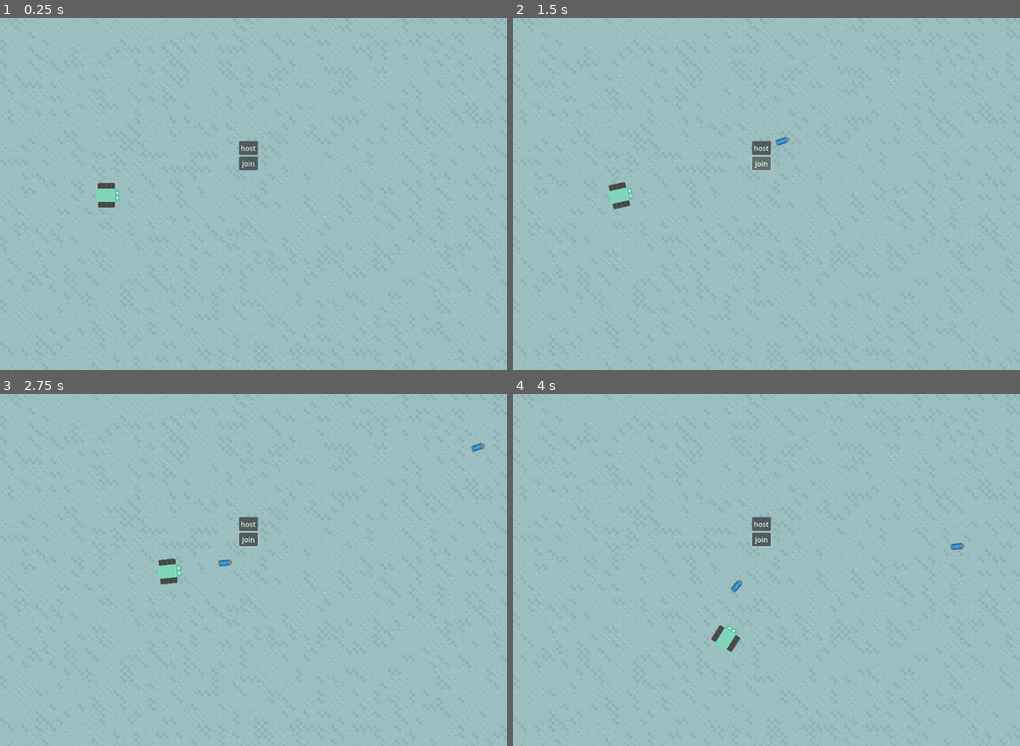
Above: before the commit, frames 1-4 (two rows, left to right).
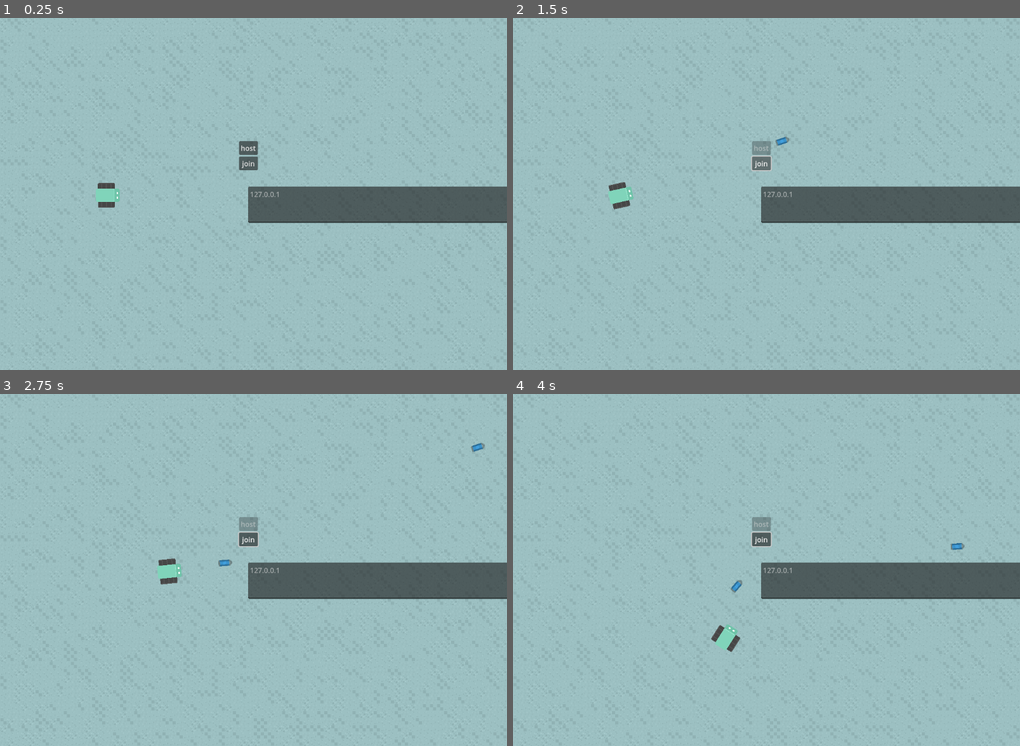
Above: after the commit, the same moments.

Repository: seantdeitrich/Wild-Jam-65
Game: Godot game, scene res://main_level.tscn
The game is run twice, just before and just after one commit, with the same random seed, the same clock (stepped at 60 frames per second) and the same inputs.
Inputs (mouse positions are in pixels of both pictures, inside the frame that each line leads up to):
- Up to frame 1 (0.25 s): no input
- Up to frame 2 (1.5 s): click "host" at 0.5 s; click "join" at 1.25 s
- Up to frame 3 (2.75 s): move the mouse to (365, 552) at 2.02 s; hold D (Right) from 2.03 s (still down); click (365, 552) at 2.1 s
- Up to frame 4 (4 s): move the mouse to (665, 587) at 2.77 s; release D (Right) at 2.78 s; hold S (Down) 2.78-3.53 s; right-click (665, 587) at 2.85 s; move the mouse to (817, 492) at 3.52 s; hold D (Right) from 3.53 s (still down); click (817, 492) at 3.6 s

The runs differ from the first frame. In frame 1, 5.2% of the frame differs, in the area x 48-100%, y 47-59%; in frame 2, 5.4%, in the area x 47-100%, y 34-59%; in frame 3, 5.4%; in frame 4, 5.4%.

Commit message:
Added Address Box

Diff:
--- a/Multiplayer.gd
+++ b/Multiplayer.gd
@@ -17,6 +17,7 @@
 	#Create server on port var: Port with 2 players
 	peer.create_server(Port, 2)
 	multiplayer.set_multiplayer_peer(peer)
+	$VBoxContainer/Host.disabled=true
 
 	#Connect and call a function to add the player to the scene tree
 	multiplayer.peer_connected.connect(add_player)
@@ -38,6 +39,10 @@
 	player.name = str(id)
 	call_deferred("add_child",player)
 
+func _on_text_edit_text_changed():
+	Address = $TextEdit.get_line(0)
+	print(Address)
+
 # Called when the node enters the scene tree for the first time.
 func _ready() -> void:
 	pass # Replace with function body.
--- a/multiplayer.tscn
+++ b/multiplayer.tscn
@@ -12,6 +12,13 @@
 script = ExtResource("1_dmrkk")
 Address = null
 Port = null
+
+[node name="TextEdit" type="TextEdit" parent="."]
+layout_mode = 2
+offset_top = 70.0
+offset_right = 1152.0
+offset_bottom = 153.0
+placeholder_text = "127.0.0.1"
 
 [node name="VBoxContainer" type="VBoxContainer" parent="."]
 layout_mode = 1
@@ -34,5 +41,6 @@
 _spawnable_scenes = PackedStringArray("res://Brobot.tscn")
 spawn_path = NodePath("..")
 
+[connection signal="text_changed" from="TextEdit" to="." method="_on_text_edit_text_changed"]
 [connection signal="pressed" from="VBoxContainer/Host" to="." method="_on_host_pressed"]
 [connection signal="pressed" from="VBoxContainer/Join" to="." method="_on_join_pressed"]
